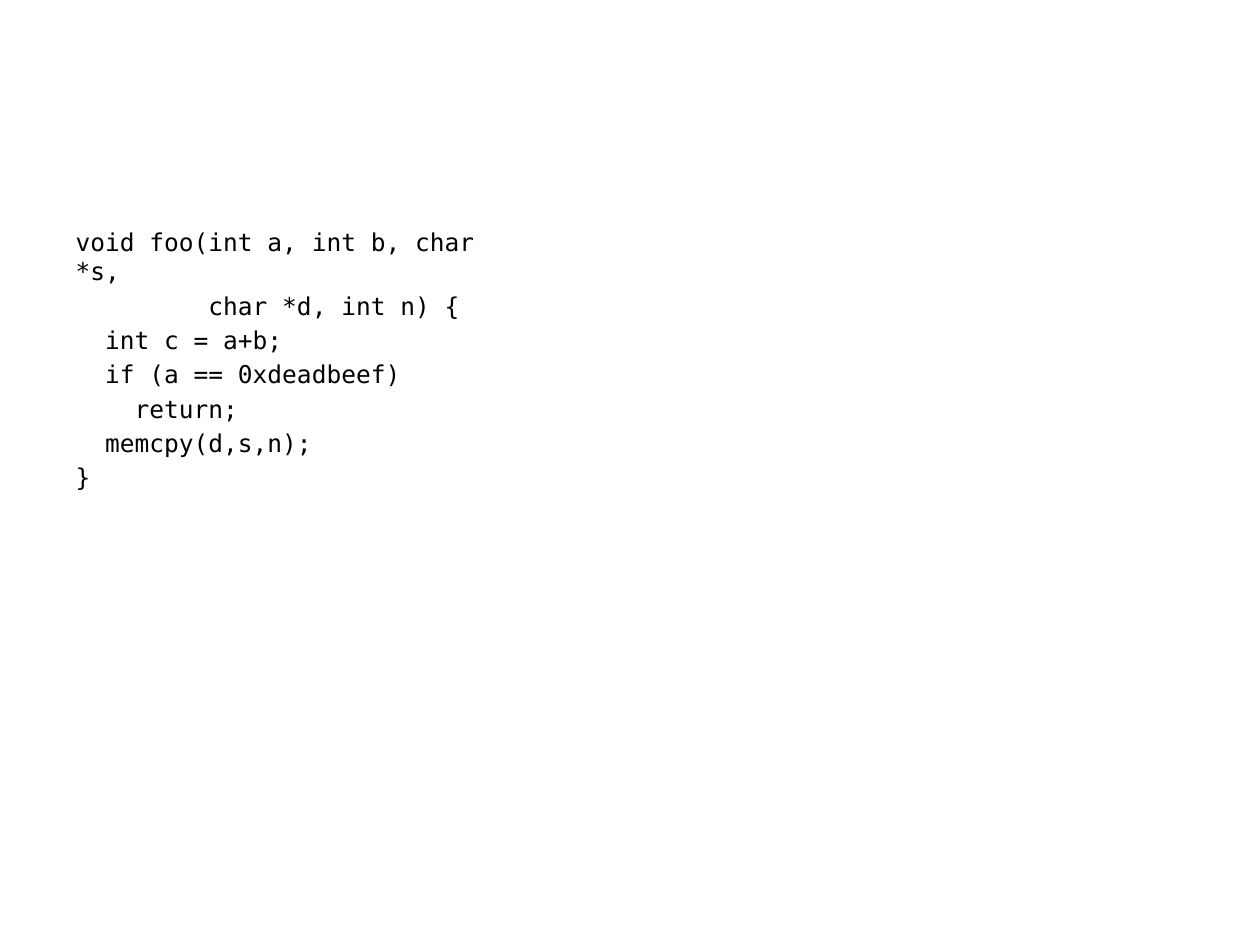
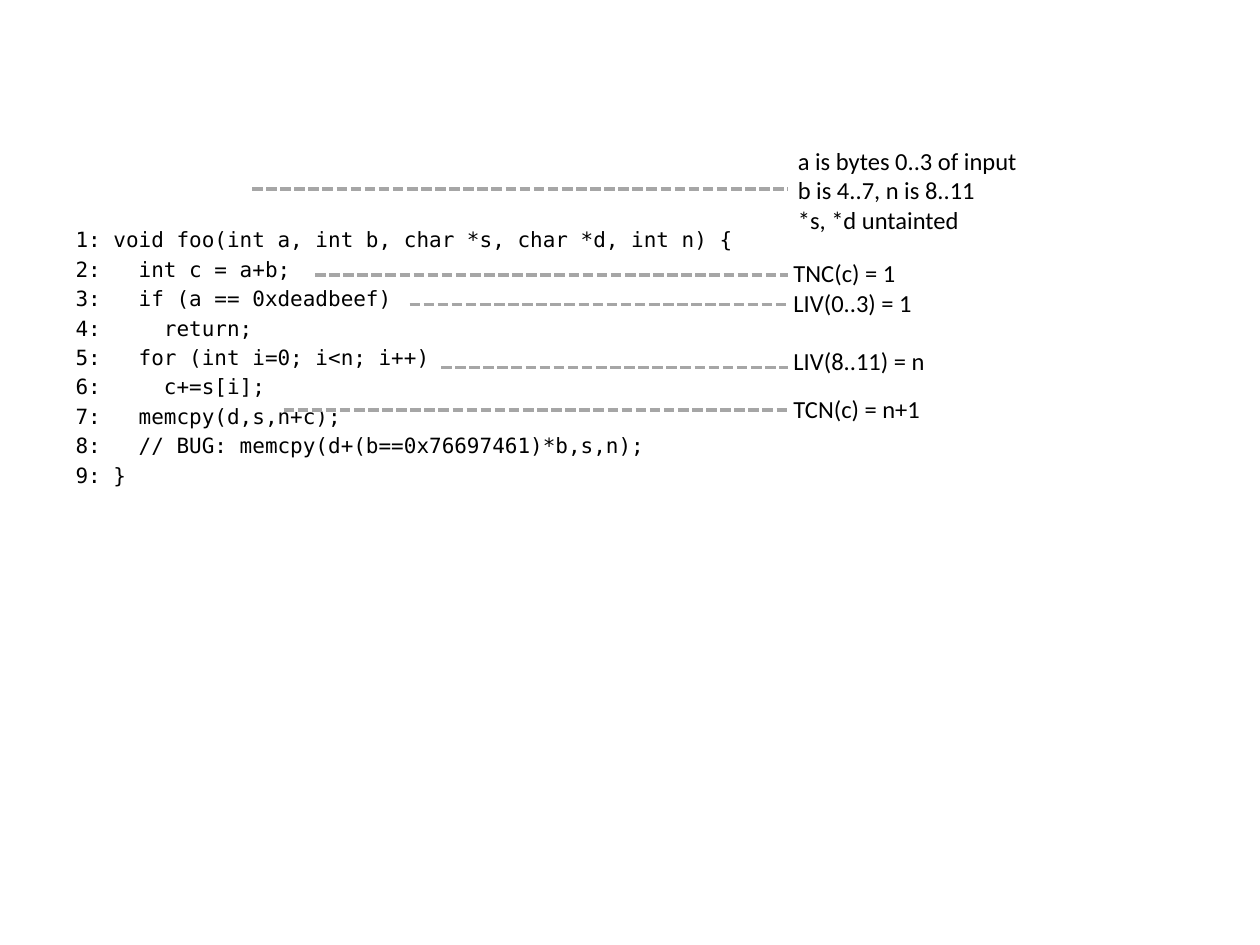
Before and after one commit to panda-re/lava, a slide deck: slide 1 of paper1/examples.pptx (slide 2 before the commit). Drawn at 1260x945 pixels with LibreOffice and Linux fonts; fonts in the diff are those of the drawing. Boxes give left, top, right and bottom in pixels: in the first picture for what was removed or moved away, otherwise in the second. Text is boxed around its words. In the diff, an @@ line names an element or a change of style, - is before the commit and + after.

```diff
--- a/paper1/examples.pptx
+++ b/paper1/examples.pptx
@@ text added at <box>798,153,1016,232</box>, 14 pt, text #000000 @@
+a is bytes 0..3 of input
+b is 4..7, n is 8..11
+*s, *d untainted
@@ line added from (252, 189) to (788, 189), #A6A6A6 2 pt dashed @@
@@ text at <box>76,231,707,484</box>: text changed; size 14 to 12 pt @@
-void foo(int a, int b, char *s,
-char *d, int n) {
-int c = a+b;
-if (a == 0xdeadbeef)
-return;
-memcpy(d,s,n);
-}
+1: void foo(int a, int b, char *s, char *d, int n) {
+2: int c = a+b;
+3: if (a == 0xdeadbeef)
+4: return;
+5: for (int i=0; i<n; i++)
+6: c+=s[i];
+7: memcpy(d,s,n+c);
+8: // BUG: memcpy(d+(b==0x76697461)*b,s,n);
+9: }
@@ text added at <box>793,264,895,286</box>, 14 pt, text #000000 @@
+TNC(c) = 1
@@ line added from (315, 275) to (788, 275), #A6A6A6 2 pt dashed @@
@@ text added at <box>793,294,911,316</box>, 14 pt, text #000000 @@
+LIV(0..3) = 1
@@ line added from (410, 305) to (788, 305), #A6A6A6 2 pt dashed @@
@@ text added at <box>793,352,925,373</box>, 14 pt, text #000000 @@
+LIV(8..11) = n
@@ line added from (441, 368) to (788, 368), #A6A6A6 2 pt dashed @@
@@ line added from (284, 410) to (788, 410), #A6A6A6 2 pt dashed @@
@@ text added at <box>793,400,919,421</box>, 14 pt, text #000000 @@
+TCN(c) = n+1
```
Also in this commit, not shown: 1 other slide changed, 1 slide removed, 2 other files.
